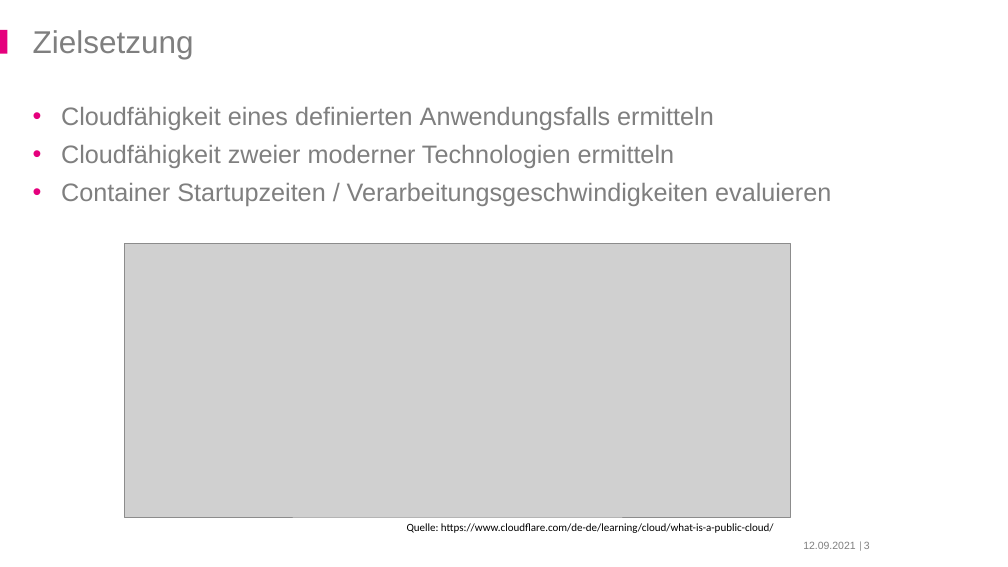
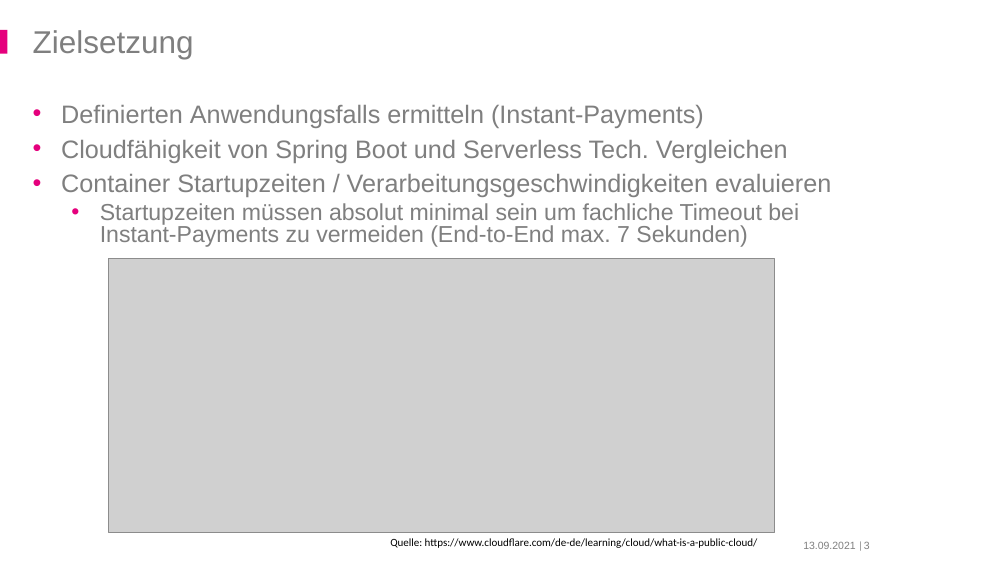
Before and after one commit to derMacon/serverless-bsc-thesis, a slide deck: slide 3 of slides/dps/hoffmann_serverless_dps.pptx. Drawn at 1008x567 pixels with LibreOffice and Linux fonts; fonts in the diff are those of the drawing; grey boxes stand for pictures; background and template pictures are left out. Boxes give left, top, right and bottom in pixels: in the first picture for what was removed or moved away, otherwise in the second. Text is boxed around its words. In the diff, an @@ line names an element or a change of style, - is before the commit and + after.

```diff
--- a/slides/dps/hoffmann_serverless_dps.pptx
+++ b/slides/dps/hoffmann_serverless_dps.pptx
@@ text at box(61, 105, 788, 163): text changed @@
-• Cloudfähigkeit eines definierten Anwendungsfalls ermitteln
-• Cloudfähigkeit zweier moderner Technologien ermitteln
+• Definierten Anwendungsfalls ermitteln (Instant-Payments)
+• Cloudfähigkeit von Spring Boot und Serverless Tech. Vergleichen
@@ text at box(61, 174, 831, 197): line spacing 0.9 to 0.8 @@
@@ text at box(100, 203, 799, 247): paragraph added @@
+    • Startupzeiten müssen absolut minimal sein um fachliche Timeout bei Instant-Payments zu vermeiden (End-to-End max. 7 Sekunden)
@@ picture: place and size @@
-picture at box(125, 243, 791, 517)
+picture at box(108, 259, 774, 532)
@@ text "Quelle: https://www.cloudflare.com/de-de/learning/cloud/what ...": place and size @@
-text "Quelle: https://www.cloudflare.com/de-de/learning/cloud/what ..." at box(407, 523, 774, 533)
+text "Quelle: https://www.cloudflare.com/de-de/learning/cloud/what ..." at box(390, 538, 758, 548)
```
Also in this commit, not shown: 29 other slides changed, 1 slide added.
